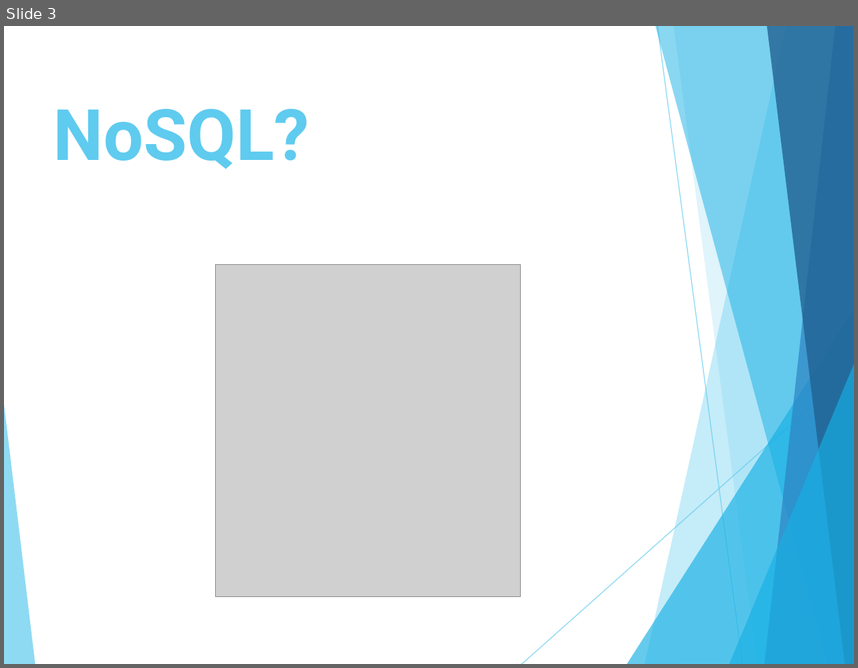
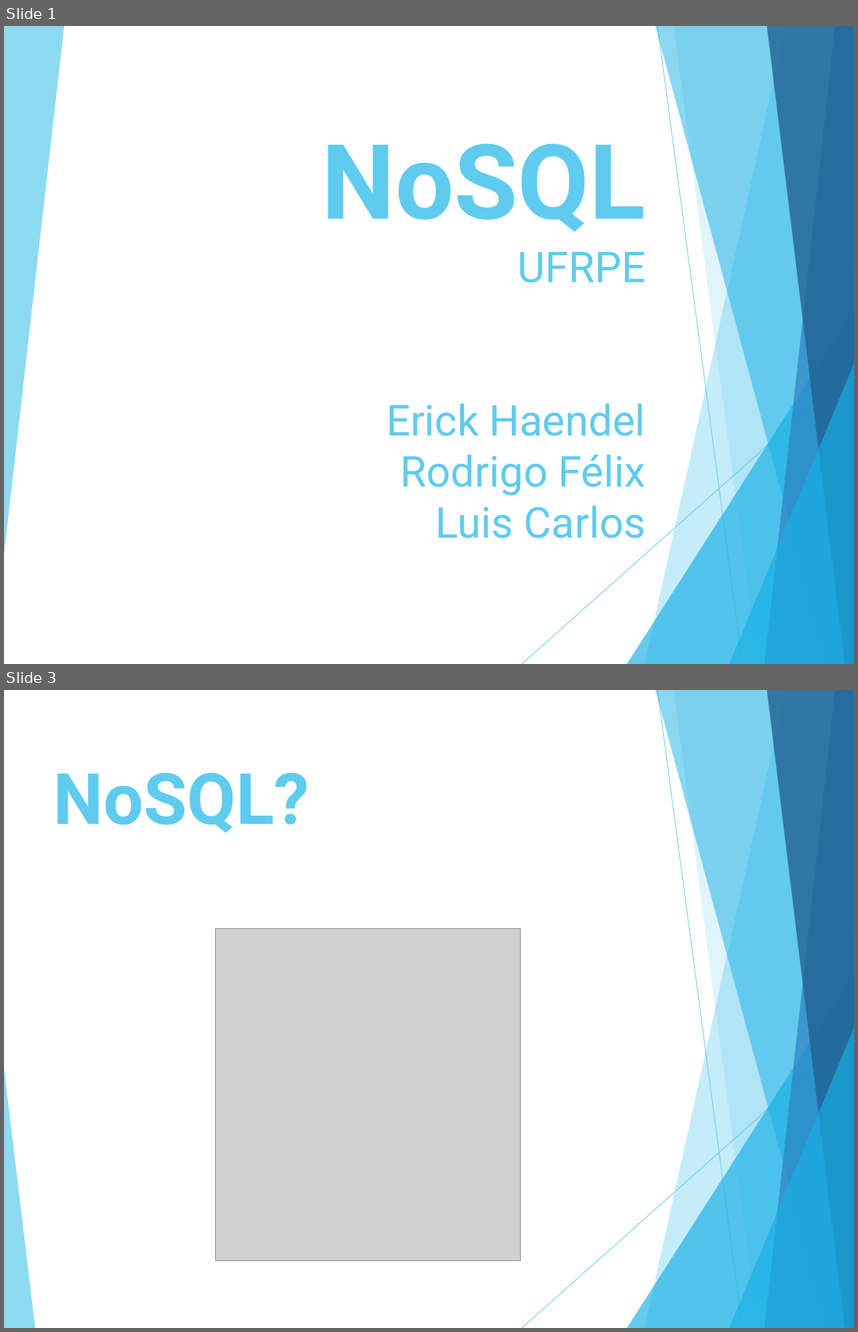
Before and after one commit to luiscferraz/bd-penitenciaria, a slide deck: Seminario/NoSQL v3.pptx. Shown one above the other, each under a label of ours: slide 3 before the commit, slides 1 and 3 after it; the slides between them are not shown. The pictures are 858x668 and 858x1332 pixels, drawn with LibreOffice and Linux fonts; fonts in the diff are those of the drawing; grey boxes stand for pictures. Boxes give left, top, right and bottom in pixels: in the first picture for what was removed or moved away, otherwise in the second. Text is boxed around its words. In the diff, an @@ line names an element or a change of style, - is before the commit and + after.

```diff
--- a/Seminario/NoSQL v3.pptx
+++ b/Seminario/NoSQL v3.pptx
@@ slide 1 added at [4,26,854,664], background #FFFFFF; not listed: 9 template elements that a slide beside it also shows @@
@@ freeform shape added at [4,26,64,554], fill #5FCBEF at 70% opacity @@
@@ title added at [386,252,646,538], 36 pt, text #5FCBEF @@
+NoSQL
+UFRPE
+Erick Haendel
+Rodrigo Félix
+Luis Carlos
```
Also in this commit, not shown: 7 slides changed, 2 slides removed, 4 other files.
